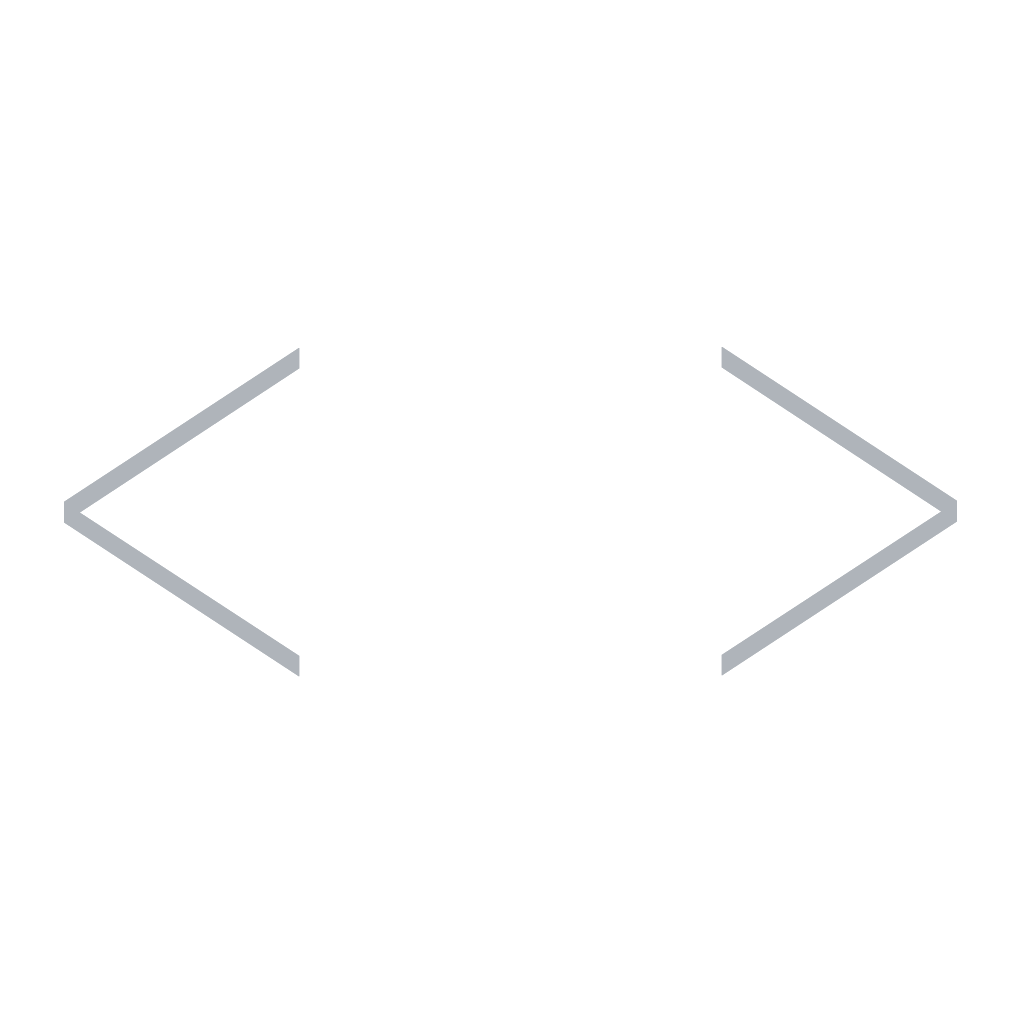
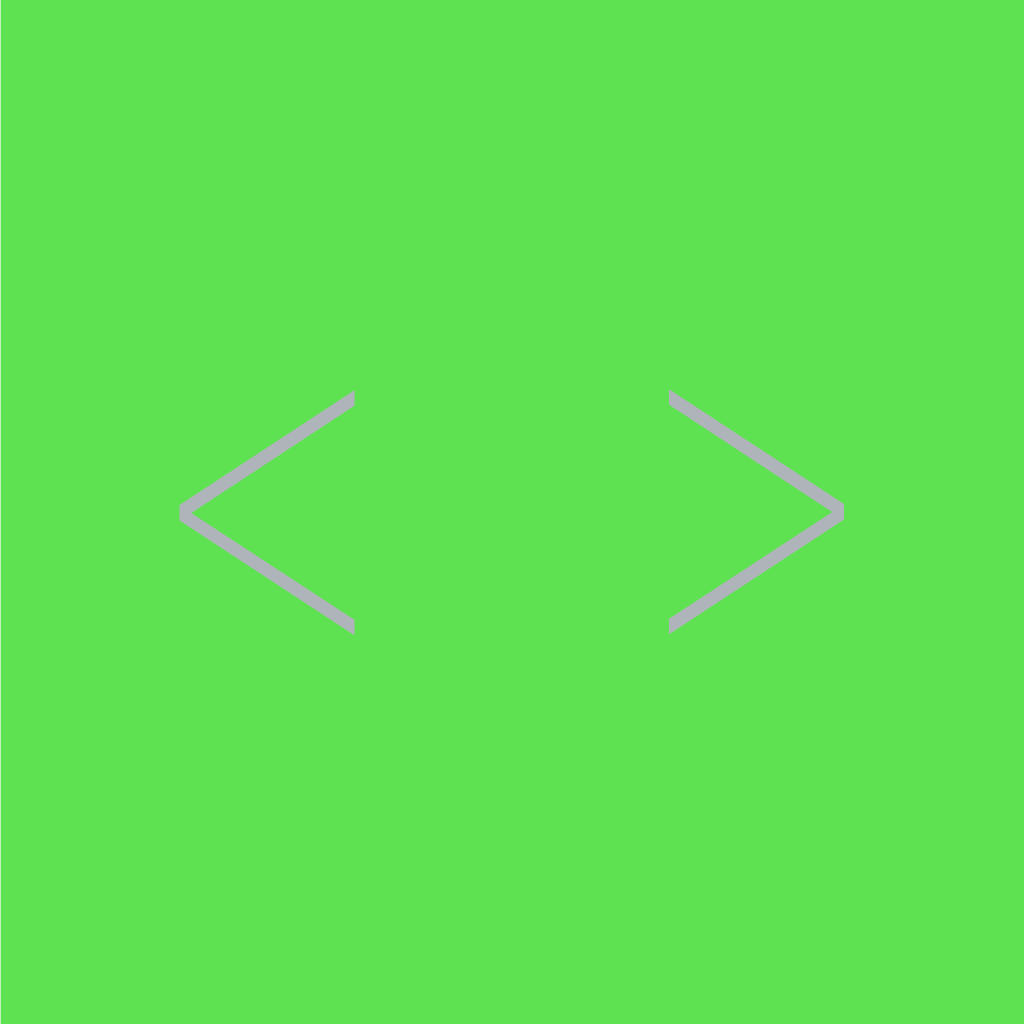
The second 1024px x 1024px image is a revision of the first. Changes to its layers:
removed group "With background" (6 layers) over [64, 347, 957, 677]
added group "Circle" with 6 layers above "Прямоугольник, скругл. углы 1" over [179, 389, 844, 635]
moved "icon" (in "Circle") into group "Circle" over [64, 347, 957, 677]
removed layer ">" (2nd of 2, in "Without background" › "icon") from group "icon" over [721, 347, 957, 676]
removed layer "<" (2nd of 2, in "Without background" › "icon") from group "icon" over [64, 348, 300, 677]
moved ">" (in "Circle" › "icon") above "<", painted on it over [669, 347, 957, 676]
renamed "Фигура 1" to "<", painted on it over [179, 390, 355, 635]
removed group "Without background" (4 layers) over [64, 347, 957, 677]
removed group "icon" (2nd of 2, in "Without background") (3 layers) from group "Without background" over [64, 347, 957, 677]
added group "Background 1" with 3 layers over [0, 0, 1024, 1024]
renamed "<" to "background gradient shadow", opacity 100% → 39%, moved it into group "Background 1", painted on it over [0, 0, 1024, 1024]
added layer "background gradient" in group "Background 1" over [1, 0, 1024, 1024]
